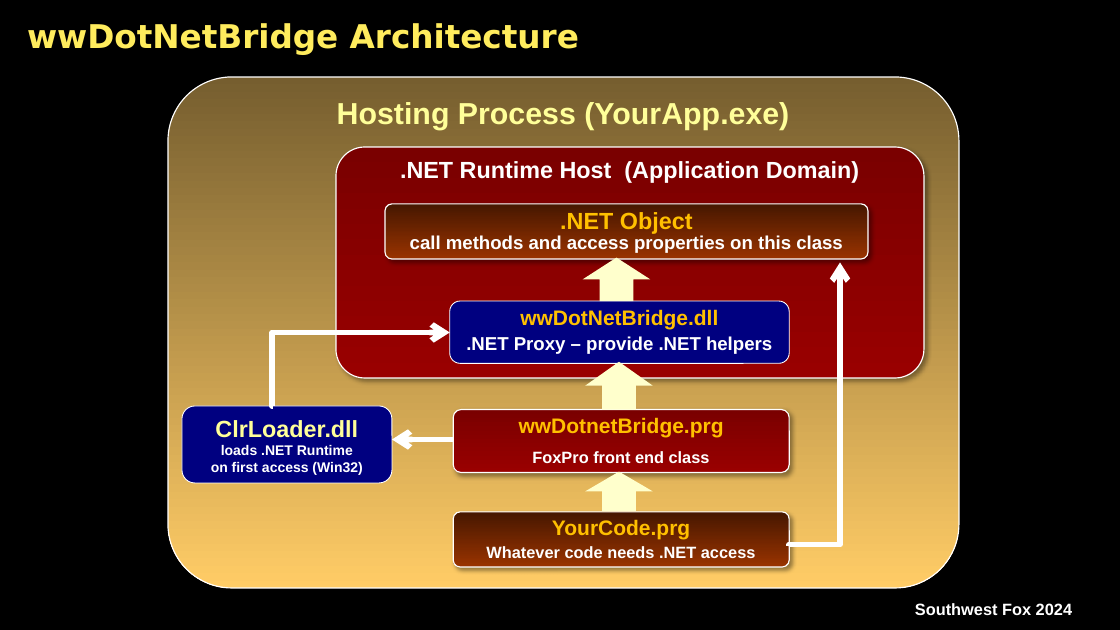
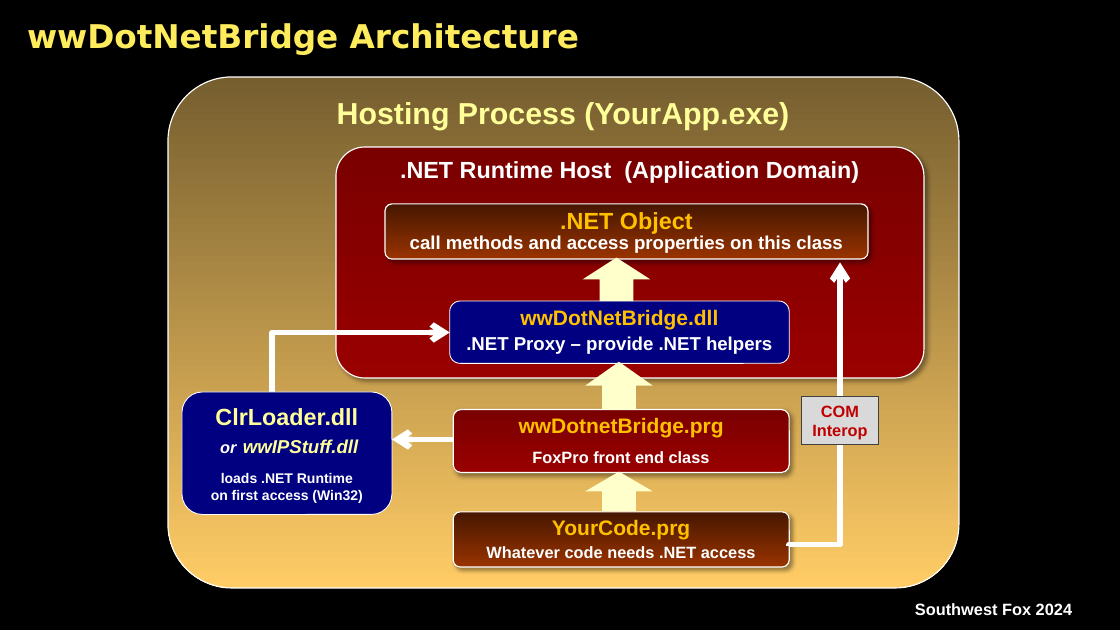
Before and after one commit to RickStrahl/swfox2024-wwdotnetbridge-revisited, a slide deck: slide 6 of Documents/Strahl-swFox2024-wwDotnetBridge-Revisited.pptx (slide 4 before the commit). Drawn at 1120x630 pixels with LibreOffice and Linux fonts; fonts in the diff are those of the drawing; background and template pictures are left out. Boxes give left, top, right and bottom in pixels: in the first picture for what was removed or moved away, otherwise in the second. Text is boxed around its words. In the diff, an @@ line names an element or a change of style, - is before the commit and + after.

```diff
--- a/Documents/Strahl-swFox2024-wwDotnetBridge-Revisited.pptx
+++ b/Documents/Strahl-swFox2024-wwDotnetBridge-Revisited.pptx
@@ rounded rectangle "ClrLoader.dll or wwIPStuff.dll loads .NET ...": place and size @@
-rounded rectangle "ClrLoader.dll or wwIPStuff.dll loads .NET ..." at [182,406,392,483]
+rounded rectangle "ClrLoader.dll or wwIPStuff.dll loads .NET ..." at [182,392,392,515]
@@ text in rounded rectangle at [211,408,362,503]: text changed @@
-ClrLoader.dll
-loads .NET Runtime
-on first access (Win32)
+ClrLoader.dll
+or wwIPStuff.dll
+loads .NET Runtime
+on first access (Win32)
@@ rectangle added at [802,397,880,444], fill #D9D9D9, outline #404040 0.75 pt, 14 pt, text #C00000, bold @@
+COM Interop
```
Also in this commit, not shown: 3 other slides changed, 2 slides added, 7 other files.
